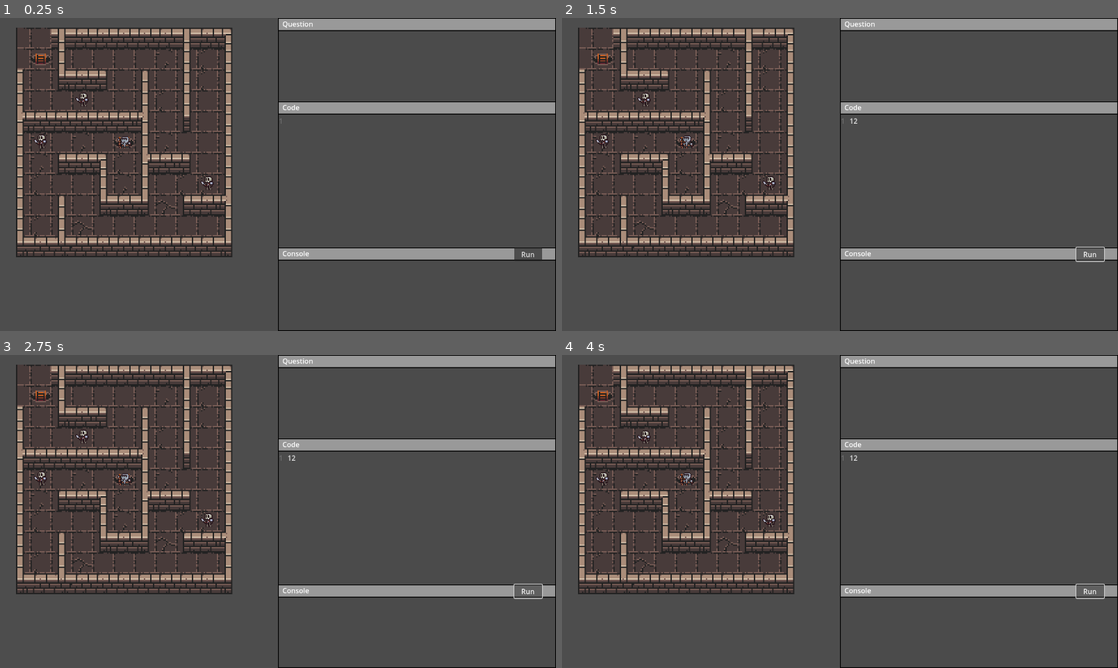
Above: before the commit, frames 1-4 (two rows, left to right).
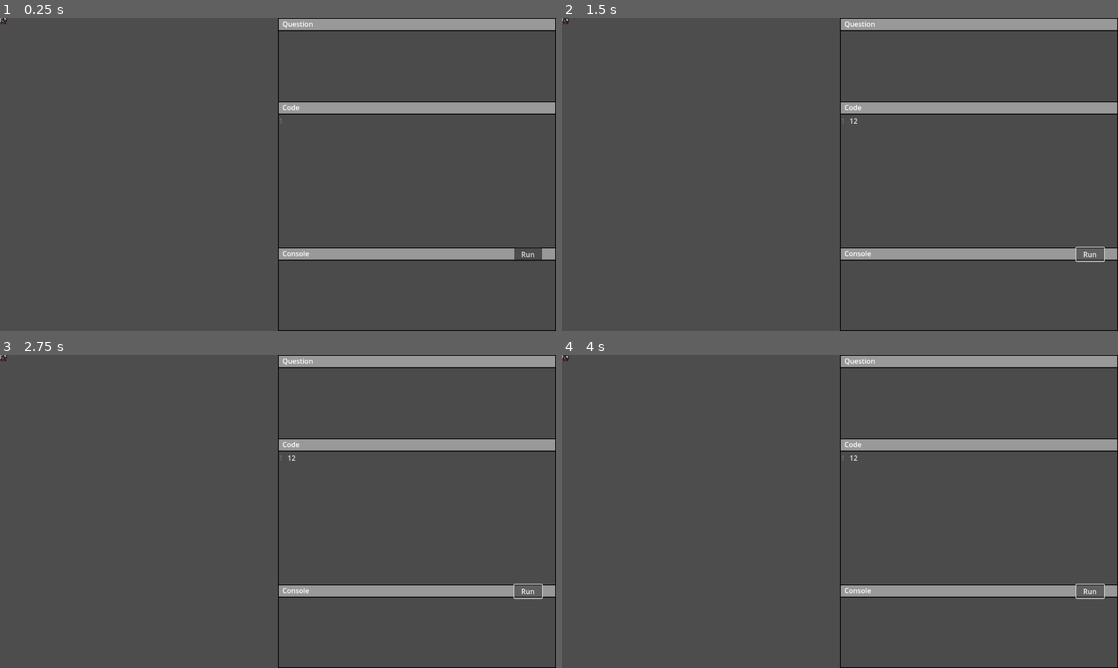
Above: after the commit, the same moments.

Repository: Dungeons-and-Developers-COMPY/Dungeons-and-Developers
Game: Godot game, scene res://Scenes/main.tscn
Two runs of this game, one before a commit and one after it. Both use one fixed random seed, a clock stepped at 60 frames per second and the inputs below.
Inputs (mouse positions are in pixels of both pictures, inside the frame that each line leads up to):
- Up to frame 1 (0.25 s): no input
- Up to frame 2 (1.5 s): click (979, 180) at 0.52 s; type "12" at 0.6 s; click "Run" at 1.25 s
- Up to frame 3 (2.75 s): click "Run" at 2 s
- Up to frame 4 (4 s): click "Run" at 2.75 s; tap Enter (ui_accept) at 3.5, 3.77 s; hold ` (attack) from 3.53 s (still down)

The runs differ from the first frame. In frame 1, 13% of the frame differs, in the area x 0-42%, y 0-77%; in frame 2, 13%; in frame 3, 13%; in frame 4, 13%.
Error after the commit: Invalid access of index '0' on a base object of type: 'Array'. (res://Scripts/maze_gen.gd:342)

Commit message:
Working initial server

Diff:
--- a/Scripts/Globals.gd
+++ b/Scripts/Globals.gd
@@ -15,5 +15,6 @@
 static var monster_positions = []
 static var monsters = [preload("res://Scenes/skeleton.tscn")]
 static var monster_scales = [2]
+static var monster_types = []
 
 signal fringe_changed
--- a/Scripts/main.gd
+++ b/Scripts/main.gd
@@ -13,20 +13,25 @@
 var is_server := OS.has_feature("dedicated_server")
 
 func _ready() -> void:
-	#if is_server:
-		#MultiplayerManager.start_server()
-		#multiplayer.peer_connected.connect(_on_player_connected)
+	if is_server:
+		MultiplayerManager.start_server()
+		multiplayer.peer_connected.connect(_on_player_connected)
 		#maze.gen_maze()
-	#else:
-		#code_interface.run_button_pressed.connect(run_user_code)
-		#player.defeat_monster.connect(monster_defeated)
-		#player.reached_exit.connect(player_won)
-	spawn_maze_and_monsters()
+	else:
+		code_interface.run_button_pressed.connect(run_user_code)
+		player.defeat_monster.connect(monster_defeated)
+		player.reached_exit.connect(player_won)
+		MultiplayerManager.connect_to_server("127.0.0.1")
+	#spawn_maze_and_monsters()
 
-func spawn_maze_and_monsters():
-	RandomNumberGenerator.new().seed = maze_seed
+func spawn_maze_and_monsters(grid, monster_pos, monster_types, start_coord, exit_coord):
+	#RandomNumberGenerator.new().seed = maze_seed
 	#randomize()
-	maze.gen_maze()
+	#maze.gen_maze()
+	maze.set_maze(grid, start_coord, exit_coord)
+	monster_positions = monster_pos
+	Globals.monster_positions = monster_positions
+	Globals.monster_types = monster_types
 
 	code_interface.run_button_pressed.connect(run_user_code)
 	player.defeat_monster.connect(monster_defeated)
@@ -50,11 +55,11 @@
 
 
 func spawn_all_monsters():
-	monster_positions = MazeLogic.get_monster_positions(Globals.num_monsters)
-	Globals.monster_positions = monster_positions
+	#monster_positions = MazeLogic.get_monster_positions(Globals.num_monsters)
+	#Globals.monster_positions = monster_positions
 	print(monster_positions)
 	for i in range(Globals.num_monsters):
-		spawn_monster(monster_positions[i], get_random_monster())
+		spawn_monster(monster_positions[i], Globals.monster_types[i])
 
 func get_random_monster():
 	return randi_range(0, Globals.monsters.size() - 1)
@@ -91,3 +96,26 @@
 func player_won():
 	print("PLAYER WINS")
 	code_interface.disable_code()
+
+func _on_player_connected(id: int):
+	print("Player connected: ", id)
+	connected_players.append(id)
+	if connected_players.size() == 2:
+		start_game()
+
+func start_game():
+	var maze_grid = maze.get_maze()
+	var start_coord = maze.get_start()
+	var exit_coord = maze.get_exit()
+	monster_positions = MazeLogic.get_monster_positions(Globals.num_monsters)
+	Globals.monster_positions = monster_positions
+	for i in range(Globals.num_monsters):
+		Globals.monster_types.append(get_random_monster())
+	var monster_types = Globals.monster_types
+	for peer_id in connected_players:
+		rpc_id(peer_id, "receive_maze", maze_grid, monster_positions, monster_types, start_coord, exit_coord)
+
+@rpc("authority")
+func receive_maze(maze, monster_pos, monster_types, start_coord, exit_coord):
+	#maze_seed = seed
+	spawn_maze_and_monsters(maze, monster_pos, monster_types, start_coord, exit_coord)
--- a/Scripts/maze_controller.gd
+++ b/Scripts/maze_controller.gd
@@ -22,6 +22,18 @@
 			#x = rng.randi_range(0, Globals.grid_size - 1)
 			#y = rng.randi_range(0, Globals.grid_size - 1)
 		#floor.randomise_tile(x, y)
+func set_maze(maze, start_coord, exit_coord):
+	walls.set_maze(maze, start_coord, exit_coord)
+	gen_floor()
+
+func get_maze():
+	return walls.gen_maze()
+
+func get_start():
+	return walls.start_coord
+
+func get_exit():
+	return walls.exit_coord
 
 func gen_maze():
 	walls.gen_maze()
@@ -39,3 +51,6 @@
 			x = rng.randi_range(0, Globals.grid_size - 1)
 			y = rng.randi_range(0, Globals.grid_size - 1)
 		floor.randomise_tile(x, y)
+
+func gen_floor():
+	floor.gen_floor(walls.start_coord, walls.exit_coord)
--- a/Scripts/maze_gen.gd
+++ b/Scripts/maze_gen.gd
@@ -75,8 +75,14 @@
 	get_start()
 	print_grid()
 
+	return grid
+	#place_maze()
+
+func set_maze(maze, start, exit):
+	grid = maze
+	start_coord = start
+	exit_coord = exit
 	place_maze()
-
 
 func place_maze():
 	for y in range(Globals.grid_size):
@@ -88,11 +94,11 @@
 
 func place_border():
 	# left and right borders
-	for y in range(0, y_dim):
+	for y in range(0, Globals.grid_size):
 		set_wall_tile(-1, y)
 		set_wall_tile(Globals.grid_size, y)
 	# top and bottom borders
-	for x in range(0, x_dim):
+	for x in range(0, Globals.grid_size):
 		set_wall_tile(x, -1)
 		set_wall_tile(x, Globals.grid_size)
 	# corners
--- a/Scripts/multiplayer_manager.gd
+++ b/Scripts/multiplayer_manager.gd
@@ -7,7 +7,7 @@
 		push_error("Server failed to start.")
 		return
 	multiplayer.multiplayer_peer = peer
-	print("Dedicated server started on port", port)
+	print("Dedicated server started on port: ", port)
 
 func connect_to_server(ip: String, port: int = 12345):
 	var peer = ENetMultiplayerPeer.new()
Not shown, added: export_presets.cfg
Not shown, added: build/dnd.exe
Not shown, added: build/dnd.pck
Not shown, added: server/server.console.exe
Not shown, added: server/server.exe
Not shown, added: server/server.pck
